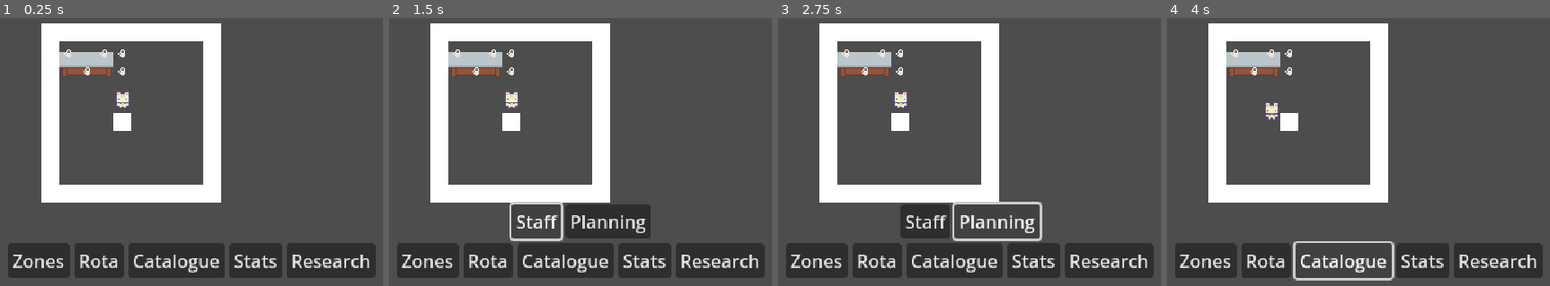
Above: before the commit, frames 1-4 (left to right).
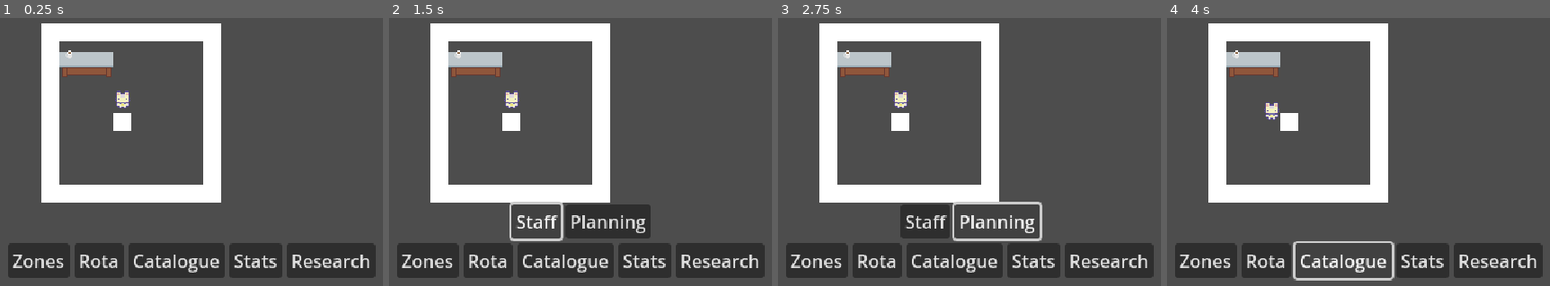
Above: after the commit, the same moments.

Repository: btoosey/project-coffee
Game: Godot game, scene res://scenes/main/main.tscn
The game is run twice, just before and just after one commit, with the same random seed, the same clock (stepped at 60 frames per second) and the same inputs.
Inputs:
- Up to frame 1 (0.25 s): no input
- Up to frame 2 (1.5 s): click "Zones" at 0.5 s; click "Staff" at 1.25 s
- Up to frame 3 (2.75 s): click "Planning" at 2 s
- Up to frame 4 (4 s): click "Rota" at 2.75 s; click "Catalogue" at 3.5 s

The runs differ from the first frame. In frame 1, 0.2% of the frame differs, in the area x 16-33%, y 11-22%; in frame 2, 0.2%; in frame 3, 0.2%; in frame 4, 0.2%.

Commit message:
UPDATE: tile map

Diff:
--- a/scenes/main/main.tscn
+++ b/scenes/main/main.tscn
@@ -35,8 +35,8 @@
 
 [sub_resource type="TileSetAtlasSource" id="TileSetAtlasSource_ouso4"]
 texture = ExtResource("4_b1x3f")
-margins = Vector2i(0, 2)
-texture_region_size = Vector2i(15, 14)
+margins = Vector2i(0, 1)
+texture_region_size = Vector2i(14, 15)
 0:0/0 = 0
 
 [sub_resource type="TileSet" id="TileSet_blune"]
@@ -80,7 +80,7 @@
 metadata/_edit_lock_ = true
 
 [node name="ObjectLayer" type="TileMapLayer" parent="."]
-tile_map_data = PackedByteArray("AAAQAAcAAAAAAAAAAAARAAgAAAAAAAAAAAASAAcAAAAAAAAAAAATAAgAAAAAAAAAAAATAAcAAAAAAAAAAAA=")
+tile_map_data = PackedByteArray("AAAQAAcAAAAAAAAAAAA=")
 tile_set = SubResource("TileSet_blune")
 
 [node name="ZoningLayer" type="TileMapLayer" parent="."]
